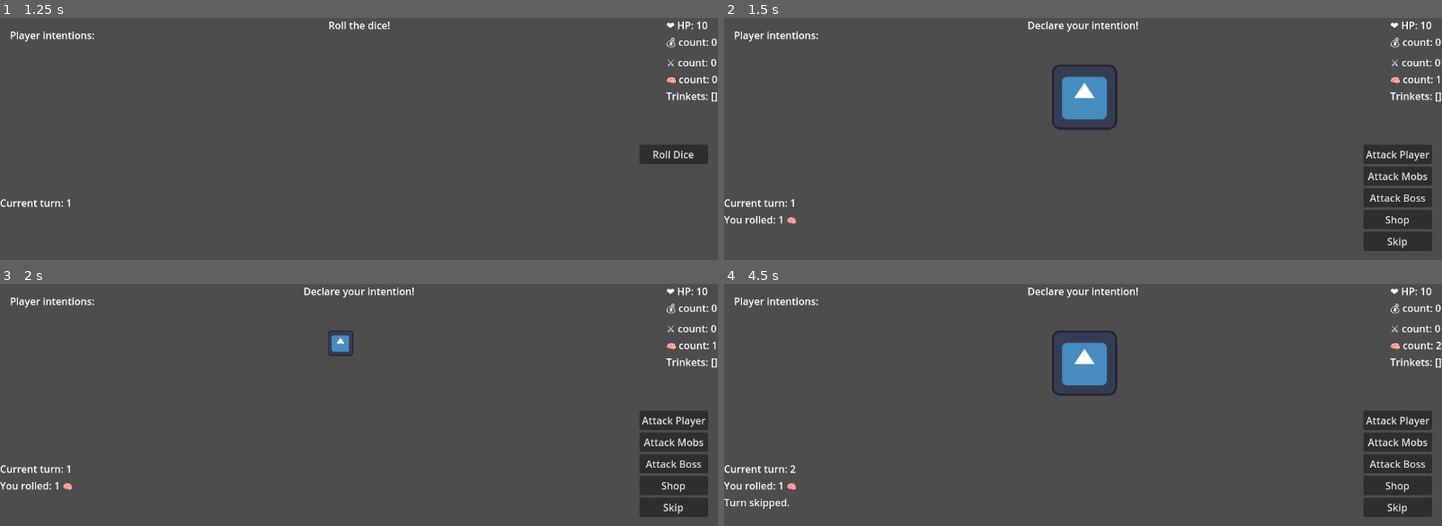
Above: before the commit, frames 1-4 (two rows, left to right).
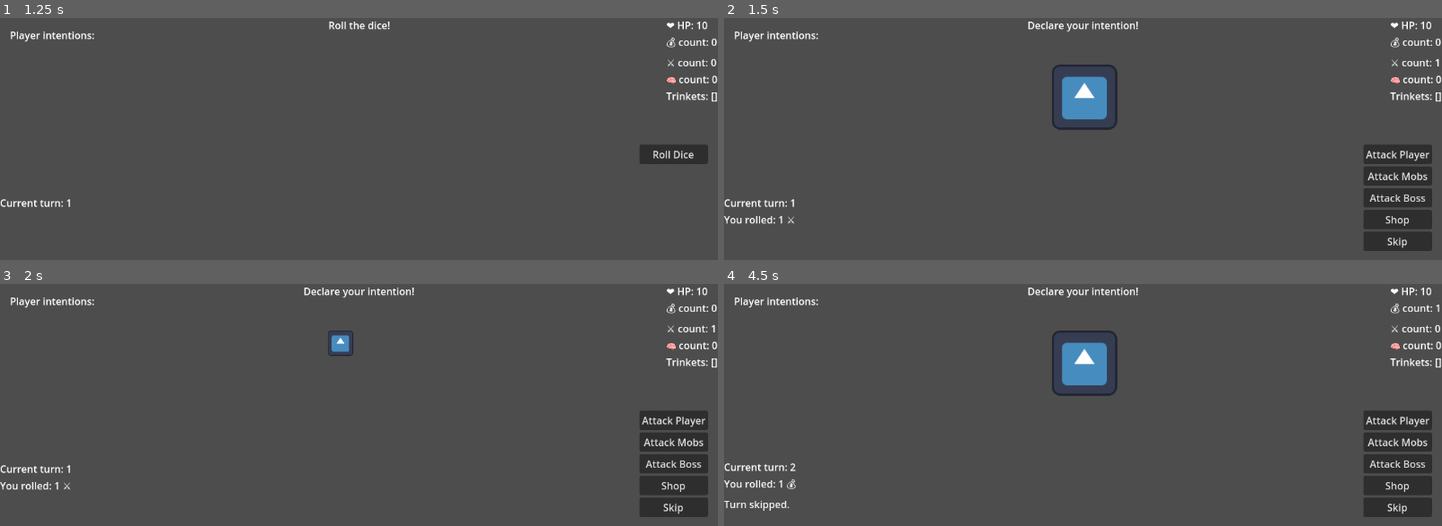
Above: after the commit, the same moments.

Repository: OliverKozul/DiceGame
Game: Godot game, scene res://Scenes/Lobby.tscn
Two runs of this game, one before a commit and one after it. Both use one fixed random seed, a clock stepped at 60 frames per second and the inputs below. The engine's default icon, where the game draws it, is replaced by a stand-in: a white triangle on a blue panel in a dark square.
Inputs:
- Up to frame 1 (1.25 s): click "Start Game" at 0.5 s
- Up to frame 2 (1.5 s): click "Roll Dice" at 1.25 s
- Up to frame 3 (2 s): no input
- Up to frame 4 (4.5 s): click "Skip" at 2 s; click "Skip" at 2.75 s; click "Resolve" at 3.5 s; click "Roll Dice" at 4.25 s

Frame 1 is identical in both runs. In frame 2, less than 0.1% of the frame differs, in the area x 8-100%, y 17-86%; in frame 3, less than 0.1%; in frame 4, 0.6%, in the area x 0-100%, y 8-94%.
Error in both runs: Invalid access to property or key '1' on a base object of type 'Dictionary'. (res://Scripts/PlayerIntentionLabels.gd:20)

Commit message:
Basic gameplay loop seems to be working

Diff:
--- a/Scenes/CombatDistribution.tscn
+++ b/Scenes/CombatDistribution.tscn
@@ -3,6 +3,7 @@
 [ext_resource type="Script" path="res://Scripts/CombatDistribution.gd" id="1_gxn4w"]
 
 [node name="CombatDistribution" type="MarginContainer"]
+z_index = 1
 anchors_preset = 8
 anchor_left = 0.5
 anchor_top = 0.5
--- a/Scenes/Lobby.tscn
+++ b/Scenes/Lobby.tscn
@@ -7,10 +7,6 @@
 anchors_preset = 15
 anchor_right = 1.0
 anchor_bottom = 1.0
-offset_left = -20.0
-offset_top = -20.0
-offset_right = -20.0
-offset_bottom = -20.0
 grow_horizontal = 2
 grow_vertical = 2
 
--- a/Scenes/PlayerUI.tscn
+++ b/Scenes/PlayerUI.tscn
@@ -60,13 +60,11 @@
 offset_right = 1152.0
 offset_bottom = 460.5
 
+[node name="CombatDistribution" parent="PlayerUI" instance=ExtResource("7_xt1sn")]
+unique_name_in_owner = true
+
 [node name="Shop" parent="PlayerUI" instance=ExtResource("4_0jo41")]
 unique_name_in_owner = true
-z_index = 2
-
-[node name="CombatDistribution" parent="PlayerUI" instance=ExtResource("7_xt1sn")]
-unique_name_in_owner = true
-z_index = 1
 
 [node name="RollManager" type="Node" parent="PlayerUI"]
 unique_name_in_owner = true
--- a/Scenes/Shop.tscn
+++ b/Scenes/Shop.tscn
@@ -4,6 +4,7 @@
 
 [node name="Shop" type="Panel"]
 visible = false
+z_index = 2
 anchors_preset = 15
 anchor_right = 1.0
 anchor_bottom = 1.0
--- a/Scripts/ActionManager.gd
+++ b/Scripts/ActionManager.gd
@@ -25,12 +25,8 @@
 	Global.players_acted[player_id] = {
 		"action": action,
 		"target": target,
-		"amount": amount,
-		"sabotage": {}
+		"amount": amount
 	}
-
-	for player in Global.players:
-		Global.players_acted[player_id]["sabotage"][player] = 0
 
 	if player_id != multiplayer.get_unique_id():
 		return
--- a/Scripts/Buttons.gd
+++ b/Scripts/Buttons.gd
@@ -12,12 +12,10 @@
 }
 
 var player_ui : CanvasLayer
-var player_id : int
 
 
-func initialize(ui : CanvasLayer, id : int) -> void:
+func initialize(ui : CanvasLayer) -> void:
 	player_ui = ui
-	player_id = id
 
 	buttons["roll"].pressed.connect(player_ui.button_manager._on_roll_button_pressed)
 	buttons["attack_player"].pressed.connect(player_ui.button_manager._on_attack_player_button_pressed)
--- a/Scripts/CombatDistribution.gd
+++ b/Scripts/CombatDistribution.gd
@@ -5,6 +5,11 @@
 const TARGET = preload("res://Scenes/Target.tscn")
 const DROPDOWN_TARGET = preload("res://Scenes/DropdownTarget.tscn")
 
+var player_ui : CanvasLayer
+
+
+func initialize(ui : CanvasLayer) -> void:
+	player_ui = ui
 
 func show_combat_ui(player_id : int, target: Enums.Target) -> void:
 	if player_id == multiplayer.get_unique_id():
@@ -31,7 +36,72 @@
 
 		if target == Enums.Target.MOB:
 			dropdown_target_ui.target_list.add_item("Mob")
-			dropdown_target_ui.target_list.select(0)
 		elif target == Enums.Target.BOSS:
 			dropdown_target_ui.target_list.add_item("Boss")
+
+		if dropdown_target_ui.target_list.item_count == 1:
 			dropdown_target_ui.target_list.select(0)
+
+		var submit_button = Button.new()
+		submit_button.text = "Submit"
+		submit_button.pressed.connect(_on_submit_button_pressed)
+		combat_distribution_vbox.add_child(submit_button)
+
+func _on_submit_button_pressed():
+	var children = combat_distribution_vbox.get_children()
+	var player_id = multiplayer.get_unique_id()
+	var targets = []
+
+	for child in children:
+		if child is DropdownTarget:
+			var selected_items = child.target_list.get_selected_items()
+			if len(selected_items) != 0:
+				var target = child.target_list.get_item_text(selected_items[0])
+				var combat_taken = int(child.target_combat_taken.text)
+
+				targets.append([target, combat_taken, "damage"])
+		elif child is Target:
+			var target = child.target_name.text
+			var combat_taken = int(child.target_combat_taken.text)
+
+			targets.append([target, combat_taken, "sabotage"])
+
+	var combat_total = 0
+	var has_negative = false
+
+	for target in targets:
+		if target[1] < 0:
+			has_negative = true
+
+		combat_total += target[1]
+
+	if combat_total > Global.player_info[player_id].combat and combat_total != 0:
+		player_ui.current_player_label.text = "Insufficient combat, try again!"
+	elif has_negative:
+		player_ui.current_player_label.text = "Negative combat detected, try again!"
+	else:
+		player_ui.current_player_label.text = "You attacked the enemy!"
+		for target in targets:
+			Global.player_info[player_id].combat -= int(target[1])
+			player_ui.sync_manager.rpc("sync_player_info", player_id, Global.player_info[player_id])
+
+			if target[0] == "Mob":
+				print("You attacked a mob!")
+				continue
+			elif target[0] == "Boss":
+				print("You attacked a boss!")
+				continue
+
+			target[0] = int(target[0])
+
+			if target[2] == "sabotage":
+				Global.player_info[target[0]].combat = max(Global.player_info[target[0]].combat - int(target[1]), 0)
+			elif target[2] == "damage":
+				Global.player_info[target[0]].hp = max(Global.player_info[target[0]].hp - int(target[1]), 0)
+
+			player_ui.sync_manager.rpc("sync_player_info", target[0], Global.player_info[target[0]])
+
+		for child in children:
+			child.queue_free()
+
+		player_ui.turn_manager.advance_to_next_player()
--- a/Scripts/DropdownTarget.gd
+++ b/Scripts/DropdownTarget.gd
@@ -1,3 +1,4 @@
+class_name DropdownTarget
 extends MarginContainer
 
 
--- a/Scripts/PlayerUI.gd
+++ b/Scripts/PlayerUI.gd
@@ -39,14 +39,14 @@
 			"combat": 0,
 			"hp": 10,
 			"trinkets": [],
-			#"die_faces": ["⚔", "⚔", "💰", "💰", "🧠", "🧠"],
-			"die_faces": ["🧠", "🧠", "🧠", "🧠", "🧠", "🧠"],
+			"die_faces": ["⚔", "⚔", "💰", "💰", "🧠", "🧠"],
 			"die_face_values": {"⚔": 1, "💰": 1, "🧠": 1}
 		}
 
 	status_labels.initialize(self, player_id)
 	turn_info_labels.initialize(self, player_id)
-	buttons.initialize(self, player_id)
+	buttons.initialize(self)
+	combat_distribution.initialize(self)
 	shop.initialize(self, player_id)
 
 	roll_manager.initialize(self)
--- a/Scripts/ResolveManager.gd
+++ b/Scripts/ResolveManager.gd
@@ -3,23 +3,17 @@
 
 @rpc("any_peer", "call_local")
 func resolve_button_pressed(player_id : int) -> void:
-	Global.players_resolved[player_id] = true  # Mark as resolved
+	Global.players_resolved[player_id] = true
 
-	# Check if the current player has acted
 	if Global.players_acted.has(player_id) and Global.players_acted[player_id]:
-		# Resolve the current player's turn
 		resolve_current_player_turn(player_id)
 
 	if player_id != multiplayer.get_unique_id():
 		return
 
-	player_ui.turn_manager.advance_to_next_player()
-
 func resolve_current_player_turn(player_id: int) -> void:
-	# Add logic to resolve the current player's turn
 	print("Resolving turn for player: ", player_id)
 
-	# Get the player's action
 	var action = Global.players_acted[player_id]
 
 	match action["action"]:
@@ -27,21 +21,20 @@
 			show_shop(player_id)
 			player_ui.combat_distribution.show_combat_ui(player_id, Enums.Target.NONE)
 		Enums.Action.ATTACK:
-			player_ui.combat_distribution.show_combat_ui(player_id, Enums.Target.PLAYER)
+			player_ui.combat_distribution.show_combat_ui(player_id, action["target"])
 		Enums.Action.SKIP:
 			perform_skip(player_id)
 		_:
 			print("Unknown action for player: ", player_id)
 
-	# Clear the player's actions
 	Global.players_acted[player_id] = false
 
 func show_shop(player_id: int) -> void:
-	# Logic to show the shop to the player
 	if player_id == multiplayer.get_unique_id():
 		player_ui.shop.show()
 	print("Showing shop to player: ", player_id)
 
 func perform_skip(player_id: int) -> void:
-	# Logic to perform a defend
 	print("Player ", player_id, " is skipping")
+	if player_id == multiplayer.get_unique_id():
+		player_ui.turn_manager.advance_to_next_player()
--- a/Scripts/SyncManager.gd
+++ b/Scripts/SyncManager.gd
@@ -5,6 +5,7 @@
 @rpc("any_peer", "call_local")
 func sync_player_info(player_id : int, player_info : Dictionary) -> void:
 	Global.player_info[player_id] = player_info
+
 	if multiplayer.get_unique_id() == player_id:
 		player_ui.update_all_status_labels.emit()
 
--- a/Scripts/Target.gd
+++ b/Scripts/Target.gd
@@ -1,3 +1,4 @@
+class_name Target
 extends MarginContainer
 
 
